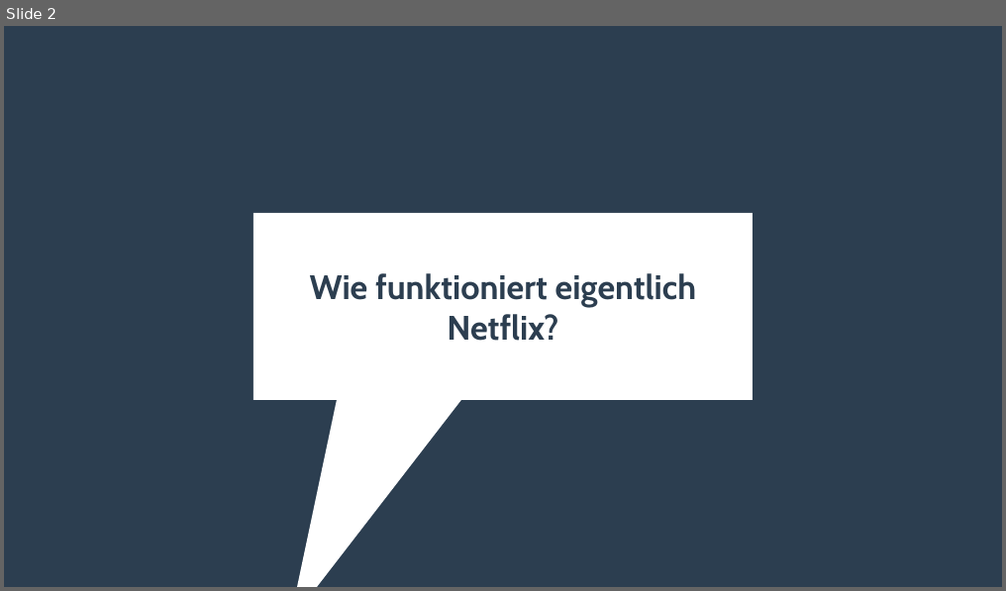
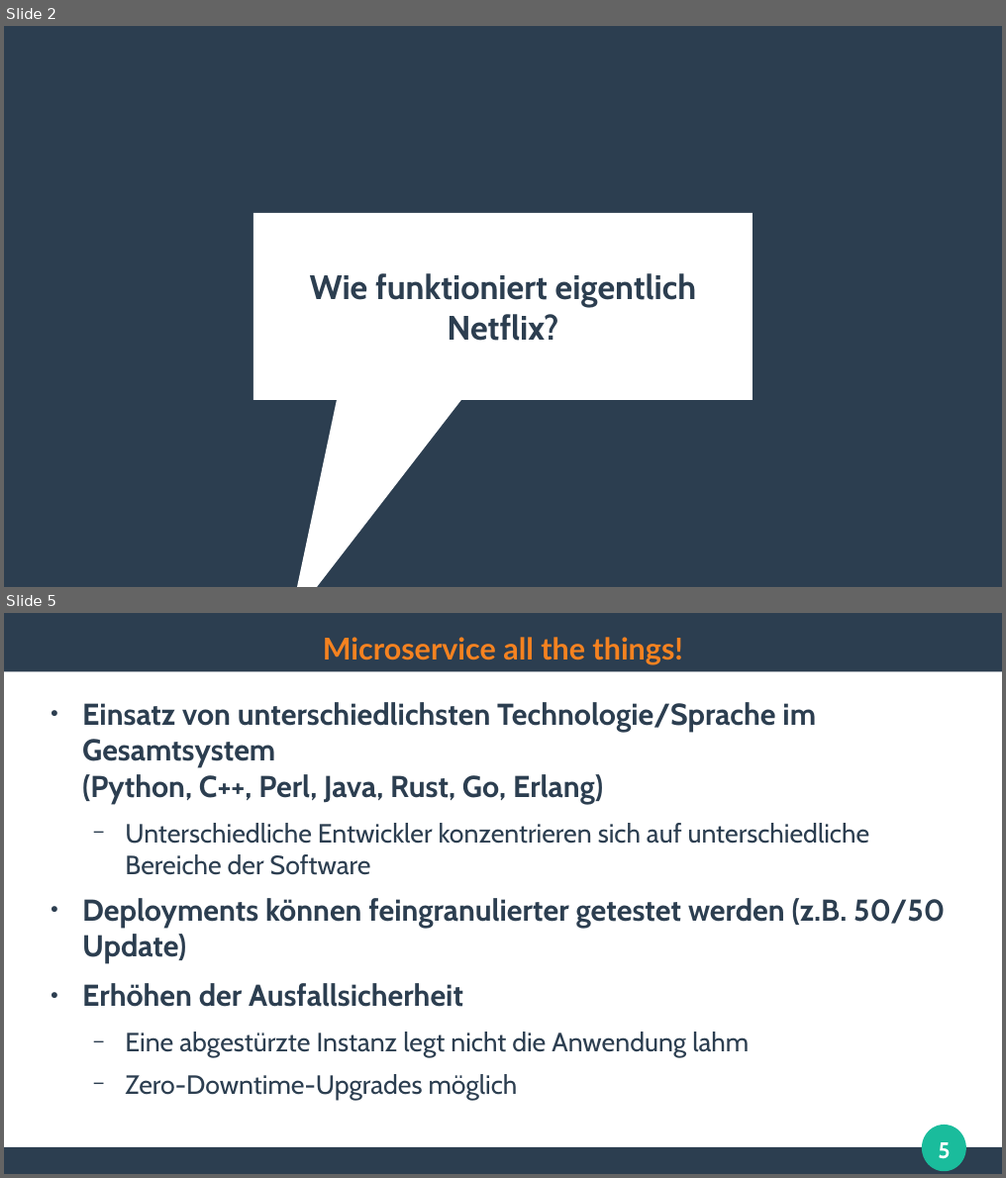
Before and after one commit to ghandmann/HS-AlbSig-WebAnwendungen2, a slide deck: Kapitel/10_Microservice_Architecture.odp. Shown one above the other, each under a label of ours: slide 2 before the commit, slides 2 and 5 after it; the slides between them are not shown. The pictures are 1006x591 and 1006x1178 pixels, drawn with LibreOffice and Linux fonts; fonts in the diff are those of the drawing. Boxes give left, top, right and bottom in pixels: in the first picture for what was removed or moved away, otherwise in the second. Text is boxed around its words. In the diff, an @@ line names an element or a change of style, - is before the commit and + after.

Commit message:
Chapter about Microservices

```diff
--- a/Kapitel/10_Microservice_Architecture.odp
+++ b/Kapitel/10_Microservice_Architecture.odp
@@ slide 5 added at (4,613,1002,1174), background #FFFFFF @@
@@ rectangle added at (4,613,1002,671), fill #2C3E50 @@
@@ title added at (323,637,682,665), 24 pt, text #F58220, bold @@
+Microservice all the things!
@@ text added at (82,702,944,1100), 24 pt, text #2C3E50, bold @@
+● Einsatz von unterschiedlichsten Technologie/Sprache im Gesamtsystem
+  (Python, C++, Perl, Java, Rust, Go, Erlang)
+  − Unterschiedliche Entwickler konzentrieren sich auf unterschiedliche Bereiche der Software
+● Deployments können feingranulierter getestet werden (z.B. 50/50 Update)
+● Erhöhen der Ausfallsicherheit
+  − Eine abgestürzte Instanz legt nicht die Anwendung lahm
+  − Zero-Downtime-Upgrades möglich
@@ ellipse added at (923,1125,966,1171), fill #1ABC9C @@
@@ page number added at (938,1143,949,1159), 18 pt, text #FFFFFF, bold @@
+5
@@ rectangle added at (4,1149,1002,1174), fill #2C3E50 @@
```
Also in this commit, not shown: 20 other slides added, 2 other files.
